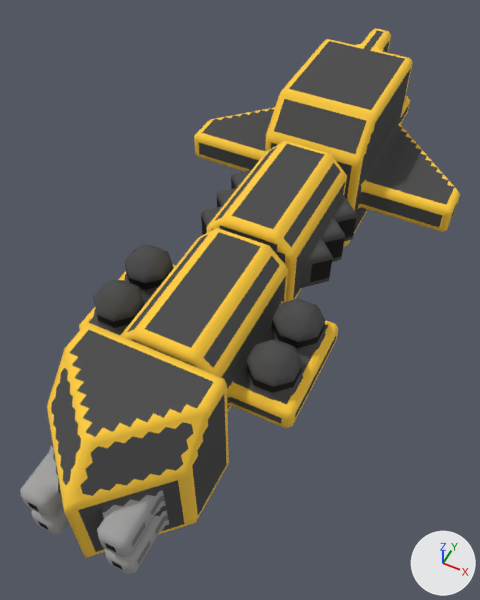
The OBJ model src/jsMain/resources/meshes/mechyrdia-3-karolina-class.obj as it was, and as the next commit left it.
Camera for both pictures: a camera (50 mm lens) standing at (23.3, -53.5, 64.4) and looking at (-0.5, -5.9, 5.0). The lights are fixed; the arrows at lower right show +X, +Y and +Z. Where no turn or scale is listed for an object, it has been applied to the vertices.

Names of what the first picture shows: 'mechyrdia-3-karolina-class'.
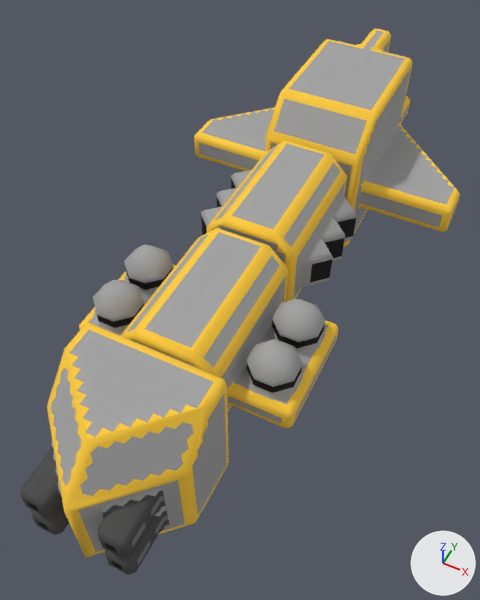
Changed parts and their boxes [x1, y1, x2, y2] in the pictures (480 x 600 px):
part 1 of me_mechyrdia_3_karolina_class, deleted: before [21, 28, 460, 575]
part 2 of me_mechyrdia_3_karolina_class, surface changed: [20, 50, 385, 566] in both

Edits to the bpy script that builds the scene:
```text
Change me_mechyrdia_3_karolina_class:
    used by ob_mechyrdia_3_karolina_class; location = (0.0, 0.0, 0.0)
    remove me_mechyrdia_3_karolina_class.from_pydata(...)  # 10672 vertices, 21340 faces; spans x -18.5..18.5, y -39.0..39.0, z 0.0..19.0
    add me_mechyrdia_3_karolina_class.from_pydata(...)  # 1916 vertices, 3496 faces; spans x -18.5..18.5, y -39.0..39.0, z 0.0..19.0
    me_mechyrdia_3_karolina_class part 1: 8756 vertices removed from x -18.5..18.5, y -39.0..39.0, z 0.0..19.0
    me_mechyrdia_3_karolina_class part 2: 345 kept faces spanning x -11.8..10.5, y -39.0..37.5, z 0.6..18.3 get new texture (UV) coordinates
```
